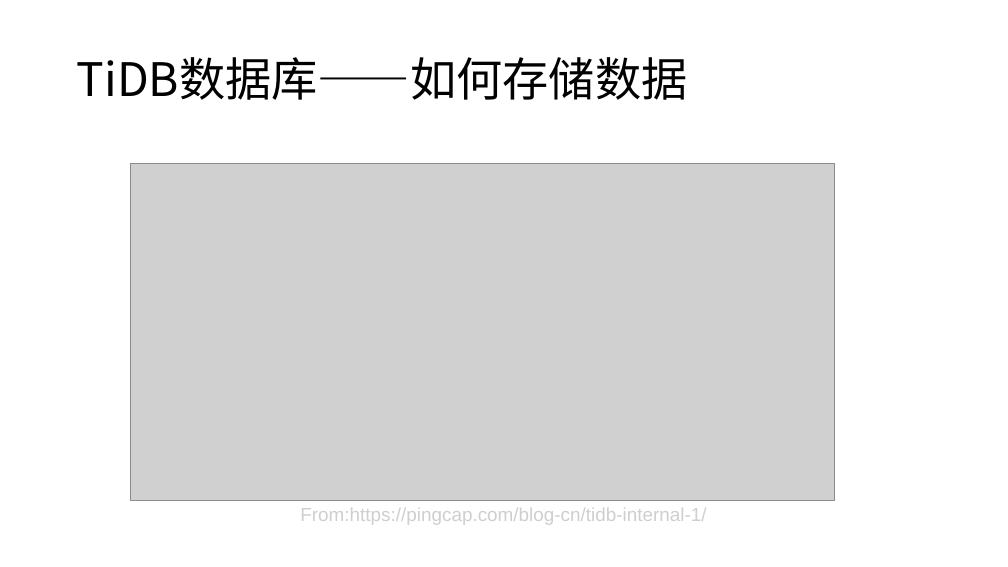
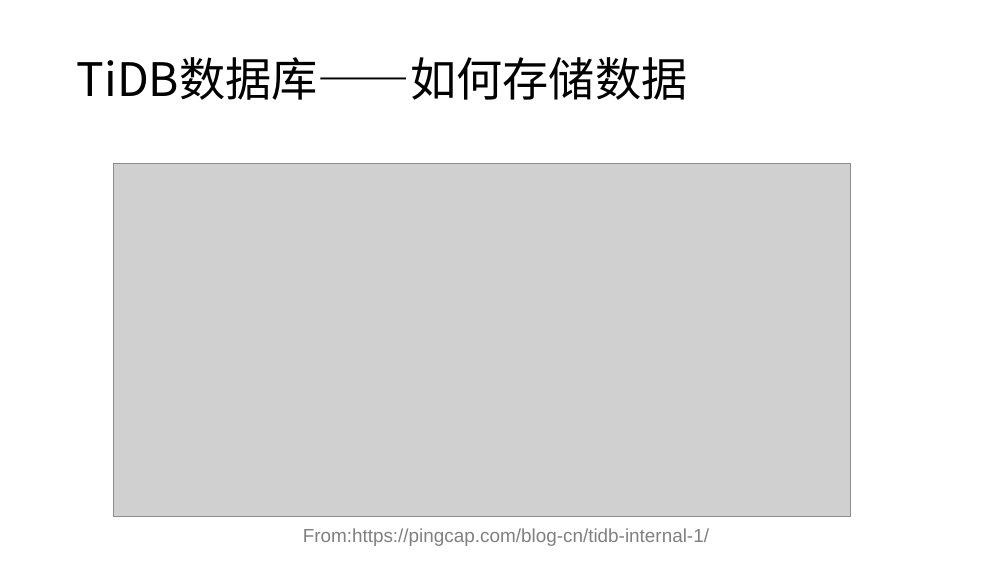
Before and after one commit to Doris404/Study-paper-channel, a slide deck: slide 8 of Chai' project/study material/notes/TiDB项目.pptx (slide 6 before the commit). Drawn at 1008x567 pixels with LibreOffice and Linux fonts; fonts in the diff are those of the drawing; grey boxes stand for pictures. Boxes give left, top, right and bottom in pixels: in the first picture for what was removed or moved away, otherwise in the second. Text is boxed around its words. In the diff, an @@ line names an element or a change of style, - is before the commit and + after.

```diff
--- a/Chai' project/study material/notes/TiDB项目.pptx
+++ b/Chai' project/study material/notes/TiDB项目.pptx
@@ picture: place and size @@
-picture at [131, 164, 835, 501]
+picture at [113, 164, 851, 516]
@@ text "From:https://pingcap.com/blog-cn/tidb-internal-1/": place and size @@
-text "From:https://pingcap.com/blog-cn/tidb-internal-1/" at [300, 508, 706, 525]
+text "From:https://pingcap.com/blog-cn/tidb-internal-1/" at [303, 528, 709, 546]
@@ text "From:https://pingcap.com/blog-cn/tidb-internal-1/" at [303, 528, 709, 546]: text colour #D0CECE to #808080 @@
```
Also in this commit, not shown: 5 other slides changed, 9 slides added.
